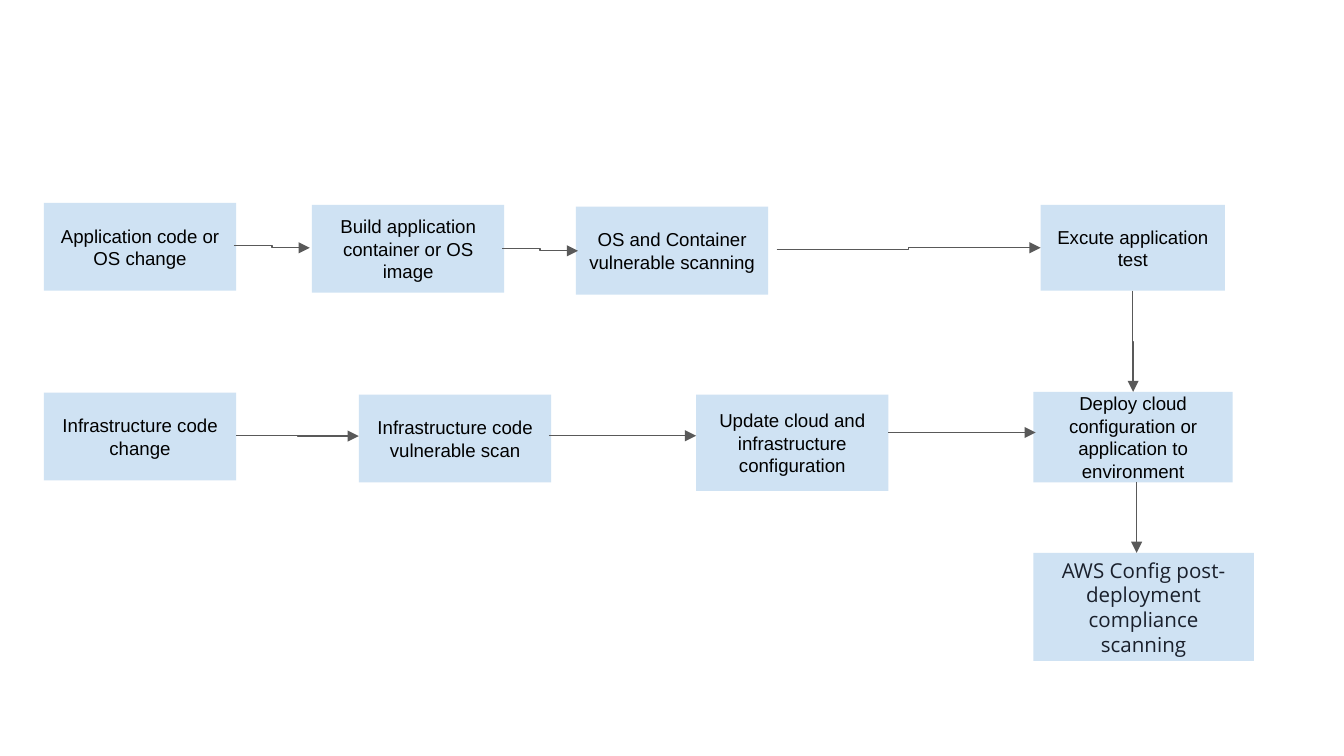
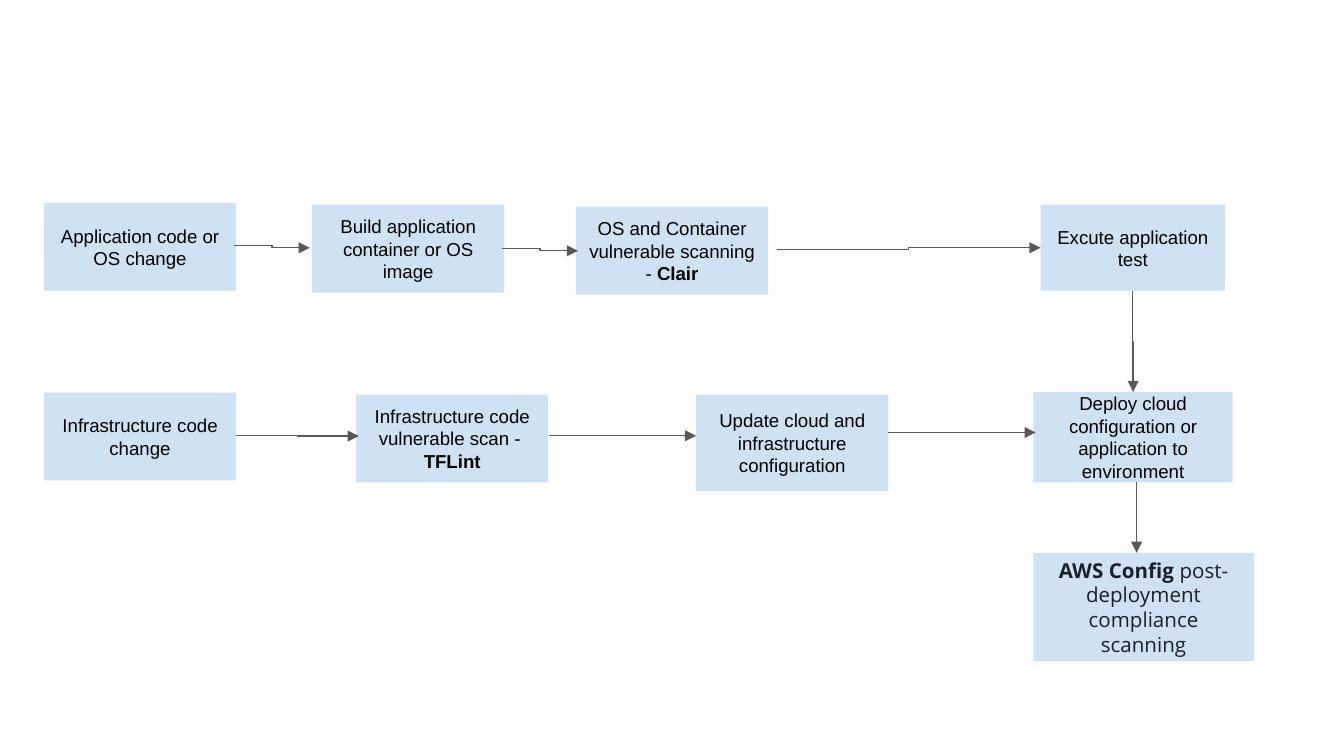
Before and after one commit to thanhlong1543/nd063-c3-design-for-security-project-starter, a slide deck: slide 1 of starter/DevOpsPipeline.pptx. Drawn at 1344x756 pixels with LibreOffice and Linux fonts; fonts in the diff are those of the drawing. Boxes give left, top, right and bottom in pixels: in the first picture for what was removed or moved away, otherwise in the second. Text is boxed around its words. In the diff, an @@ line names an element or a change of style, - is before the commit and + after.

Commit message:
update scan tool

```diff
--- a/starter/DevOpsPipeline.pptx
+++ b/starter/DevOpsPipeline.pptx
@@ text in rectangle at (589, 221, 755, 280): text changed @@
-OS and Container vulnerable scanning
+OS and Container vulnerable scanning - Clair
@@ text in rectangle at (375, 409, 529, 468): text changed @@
-Infrastructure code vulnerable scan
+Infrastructure code vulnerable scan - TFLint
@@ rectangle "AWS Config post-deployment compliance scanning" at (1034, 552, 1254, 660): bold on in "AWS Config" @@
```
